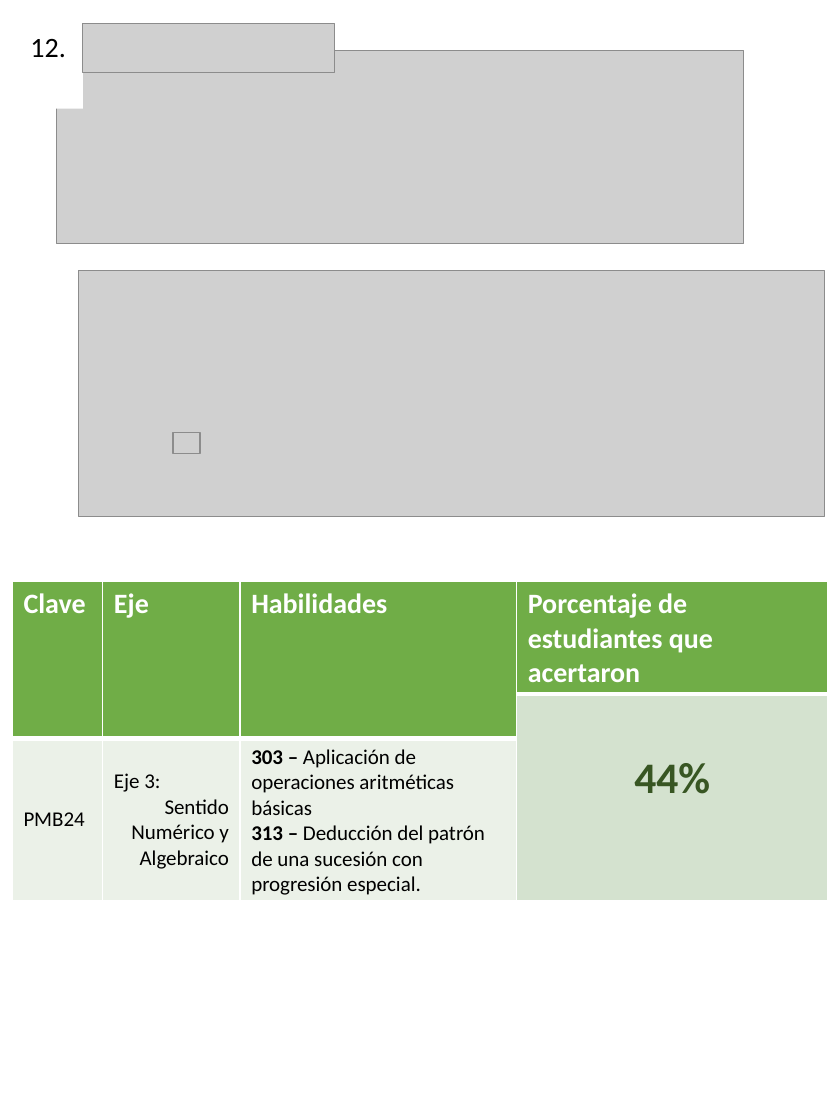
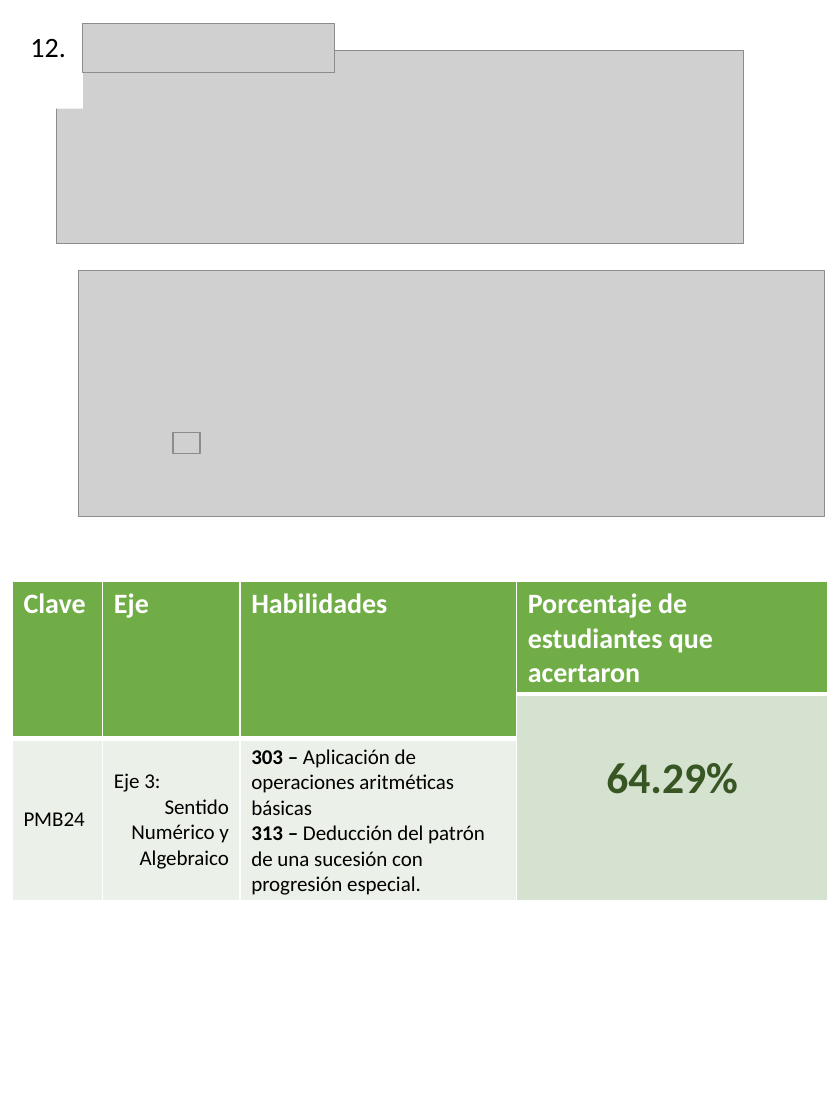
Before and after one commit to Adrifelcha/afchavez-019, a slide deck: slide 16 of Sandy-PrácticaDocente/Netza/Info_per_Item_04062019.pptx. Drawn at 840x1120 pixels with LibreOffice and Linux fonts; fonts in the diff are those of the drawing; grey boxes stand for pictures. Boxes give left, top, right and bottom in pixels: in the first picture for what was removed or moved away, otherwise in the second. Text is boxed around its words. In the diff, an @@ line names an element or a change of style, - is before the commit and + after.

```diff
--- a/Sandy-PrácticaDocente/Netza/Info_per_Item_04062019.pptx
+++ b/Sandy-PrácticaDocente/Netza/Info_per_Item_04062019.pptx
@@ table at (12,581,829,899) @@
-row 2, column 4: 44%
+row 2, column 4: 64.29%
```
Also in this commit, not shown: 49 other slides changed, 12 other files.
